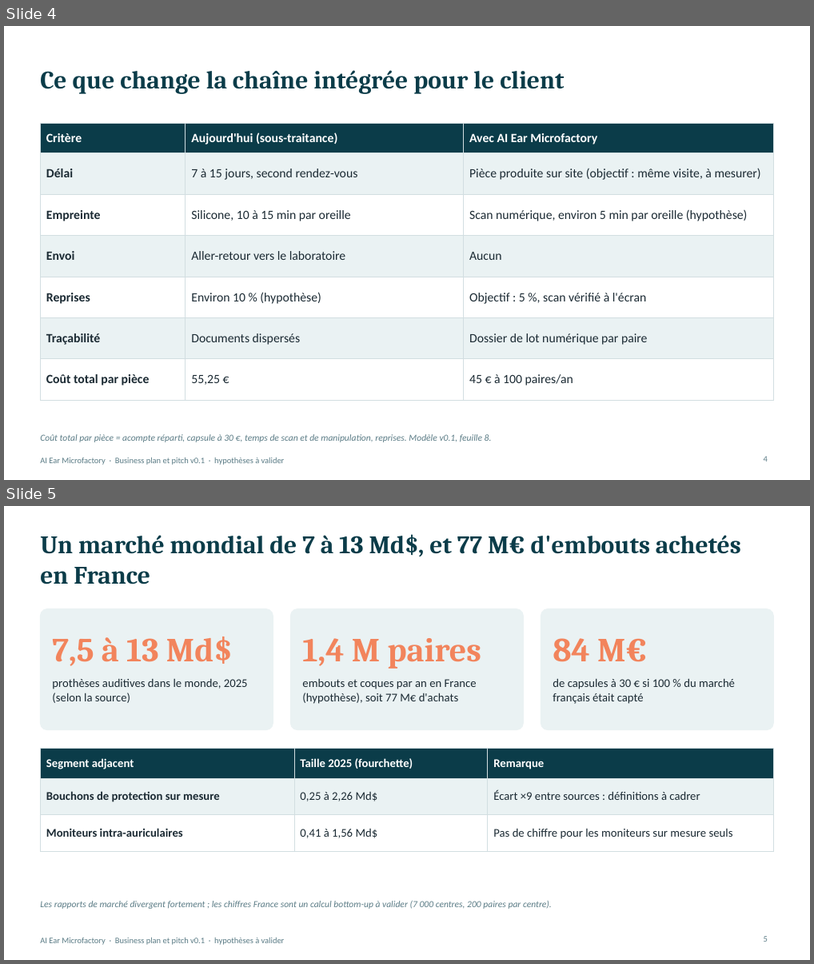
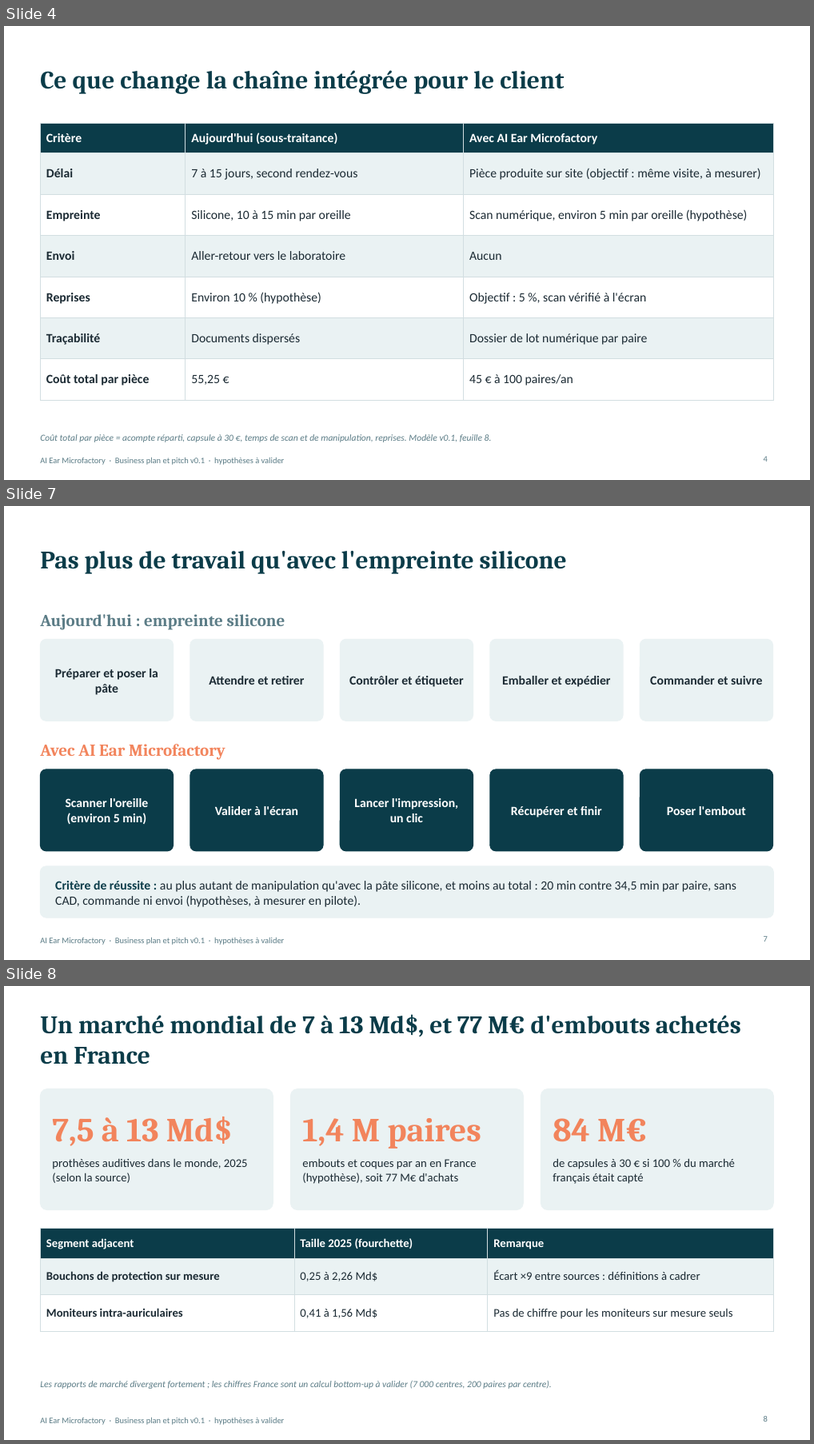
Before and after one commit to kreuille/Symphony_reborn, a slide deck: business/AI_Ear_Microfactory_Pitch_FR.pptx. Shown one above the other, each under a label of ours: slides 4 and 5 before the commit, slides 4, 7 and 8 after it; the slides between them are not shown. The pictures are 814x964 and 814x1444 pixels, drawn with LibreOffice and Linux fonts; fonts in the diff are those of the drawing. Boxes give left, top, right and bottom in pixels: in the first picture for what was removed or moved away, otherwise in the second. Text is boxed around its words. In the diff, an @@ line names an element or a change of style, - is before the commit and + after.

```diff
--- a/business/AI_Ear_Microfactory_Pitch_FR.pptx
+++ b/business/AI_Ear_Microfactory_Pitch_FR.pptx
@@ slide 7 added at bbox=[4, 506, 810, 960], background #FFFFFF; not listed: 1 template element that a slide beside it also shows @@
@@ title added at bbox=[40, 551, 567, 574], 30 pt, text #0B3C49, bold @@
+Pas plus de travail qu'avec l'empreinte silicone
@@ text added at bbox=[40, 614, 286, 630], 20 pt, text #5B7C86, bold @@
+Aujourd'hui : empreinte silicone
@@ rounded rectangle added at bbox=[40, 639, 174, 720], fill #EAF2F3, outline #EAF2F3 1 pt @@
@@ rounded rectangle added at bbox=[190, 639, 323, 720], fill #EAF2F3, outline #EAF2F3 1 pt @@
@@ rounded rectangle added at bbox=[340, 639, 474, 720], fill #EAF2F3, outline #EAF2F3 1 pt @@
@@ rounded rectangle added at bbox=[490, 639, 623, 720], fill #EAF2F3, outline #EAF2F3 1 pt @@
@@ rounded rectangle added at bbox=[641, 639, 774, 720], fill #EAF2F3, outline #EAF2F3 1 pt @@
@@ text added at bbox=[55, 668, 158, 695], 15 pt, text #1B2A33, bold @@
+Préparer et poser la pâte
@@ text added at bbox=[209, 676, 304, 684], 15 pt, text #1B2A33, bold @@
+Attendre et retirer
@@ text added at bbox=[350, 676, 463, 687], 15 pt, text #1B2A33, bold @@
+Contrôler et étiqueter
@@ text added at bbox=[502, 676, 610, 687], 15 pt, text #1B2A33, bold @@
+Emballer et expédier
@@ text added at bbox=[650, 676, 762, 684], 15 pt, text #1B2A33, bold @@
+Commander et suivre
@@ text added at bbox=[40, 744, 226, 760], 20 pt, text #F2845C, bold @@
+Avec AI Ear Microfactory
@@ rounded rectangle added at bbox=[40, 769, 174, 851], fill #0B3C49, outline #0B3C49 1 pt @@
@@ rounded rectangle added at bbox=[190, 769, 323, 851], fill #0B3C49, outline #0B3C49 1 pt @@
@@ rounded rectangle added at bbox=[340, 769, 474, 851], fill #0B3C49, outline #0B3C49 1 pt @@
@@ rounded rectangle added at bbox=[490, 769, 623, 851], fill #0B3C49, outline #0B3C49 1 pt @@
@@ rounded rectangle added at bbox=[641, 769, 774, 851], fill #0B3C49, outline #0B3C49 1 pt @@
@@ text added at bbox=[66, 798, 148, 824], 15 pt, text #FFFFFF, bold @@
+Scanner l'oreille (environ 5 min)
@@ text added at bbox=[215, 806, 298, 815], 15 pt, text #FFFFFF, bold @@
+Valider à l'écran
@@ text added at bbox=[354, 798, 458, 822], 15 pt, text #FFFFFF, bold @@
+Lancer l'impression, un clic
@@ text added at bbox=[511, 806, 602, 817], 15 pt, text #FFFFFF, bold @@
+Récupérer et finir
@@ text added at bbox=[667, 806, 746, 815], 15 pt, text #FFFFFF, bold @@
+Poser l'embout
@@ rounded rectangle added at bbox=[40, 866, 774, 917], fill #EAF2F3, outline #EAF2F3 1 pt @@
@@ text added at bbox=[55, 880, 737, 907], 15 pt, text #1B2A33 @@
+Critère de réussite : au plus autant de manipulation qu'avec la pâte silicone, et moins au total : 20 min contre 34,5 min par paire, sans CAD, commande ni envoi (hypothèses, à mesurer en pilote).
@@ page number added at bbox=[764, 936, 768, 941], 10 pt, text #5B7C86 @@
+7
@@ what was slide 5 is now slide 8 @@
@@ page number at bbox=[764, 1416, 768, 1421]: text changed @@
-5
+8
```
Also in this commit, not shown: 4 slides changed, 2 other slides added, 2 other files.
